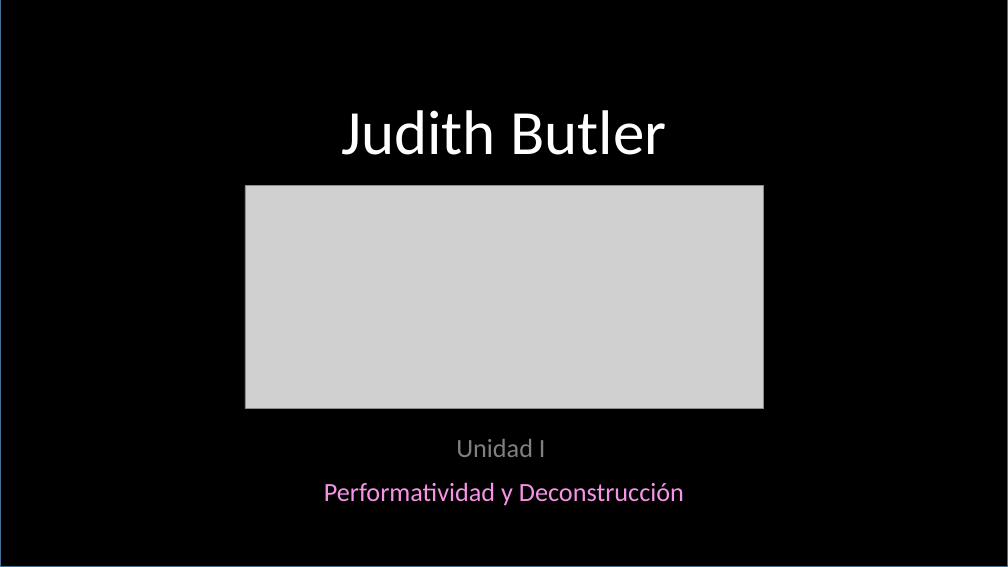
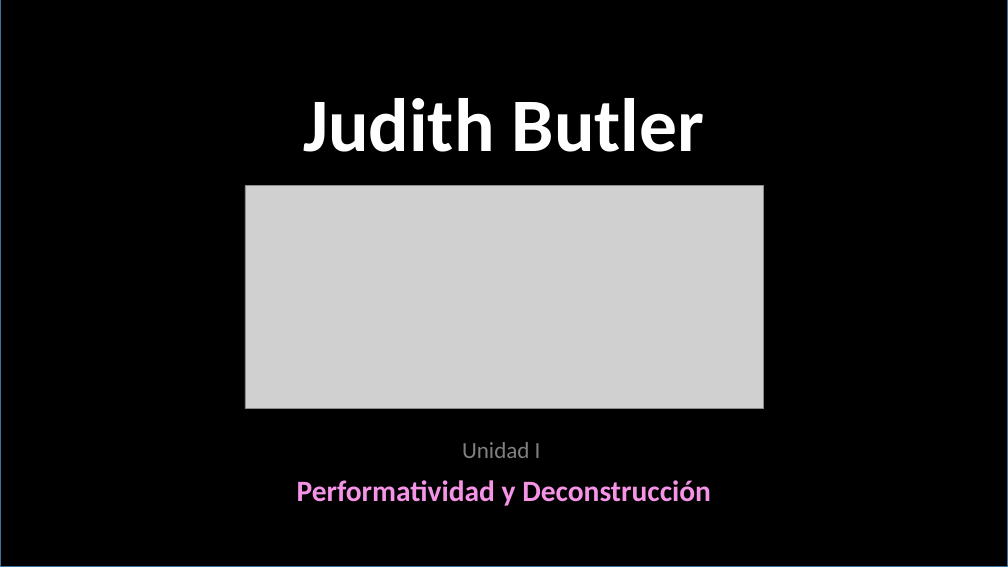
Before and after one commit to zaboltar/zaboltar.github.io, a slide deck: slide 1 of assets uarm/2019 sol-penscri-justfilpol/Judith Butler.pptx. Drawn at 1008x567 pixels with LibreOffice and Linux fonts; fonts in the diff are those of the drawing; grey boxes stand for pictures. Boxes give left, top, right and bottom in pixels: in the first picture for what was removed or moved away, otherwise in the second. Text is boxed around its words. In the diff, an @@ line names an element or a change of style, - is before the commit and + after.

```diff
--- a/assets uarm/2019 sol-penscri-justfilpol/Judith Butler.pptx
+++ b/assets uarm/2019 sol-penscri-justfilpol/Judith Butler.pptx
@@ title "Judith Butler" at [303,98,704,152]: size 60 to 72 pt, bold on @@
@@ text "Unidad I" at [297,442,711,506]: size 25 to 22 pt in "Unidad I"; size 25 to 28.1 pt, bold on in "Performatividad y Deconstrucción" @@
```
Also in this commit, not shown: 10 other slides changed, 17 slides added, 3 other files.
